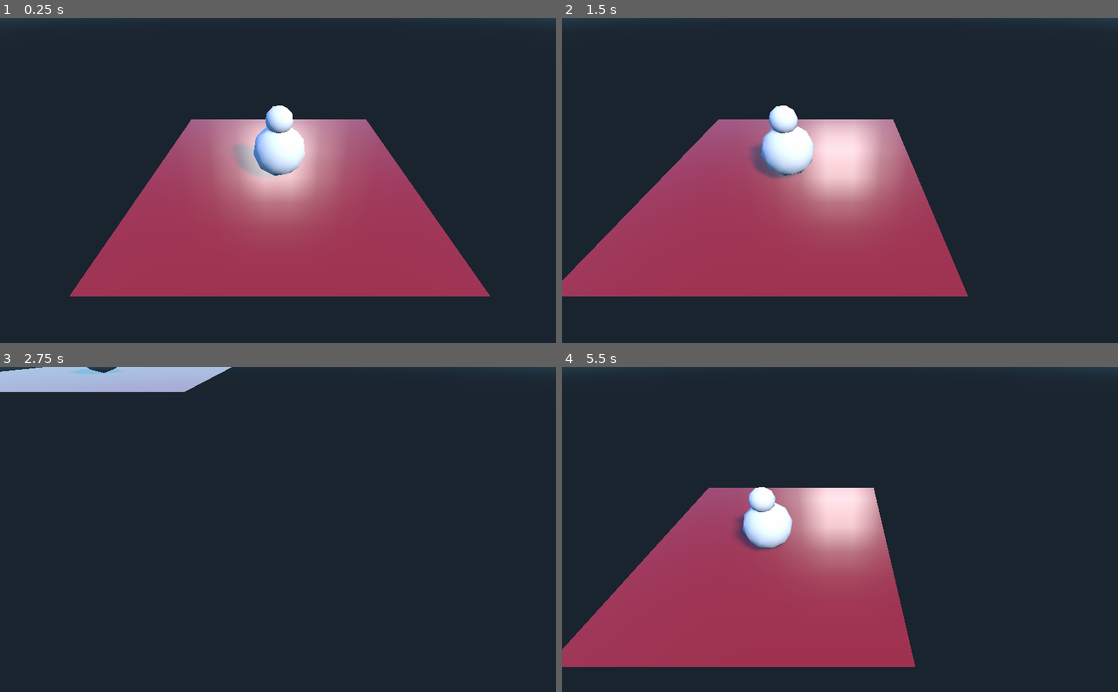
Above: before the commit, frames 1-4 (two rows, left to right).
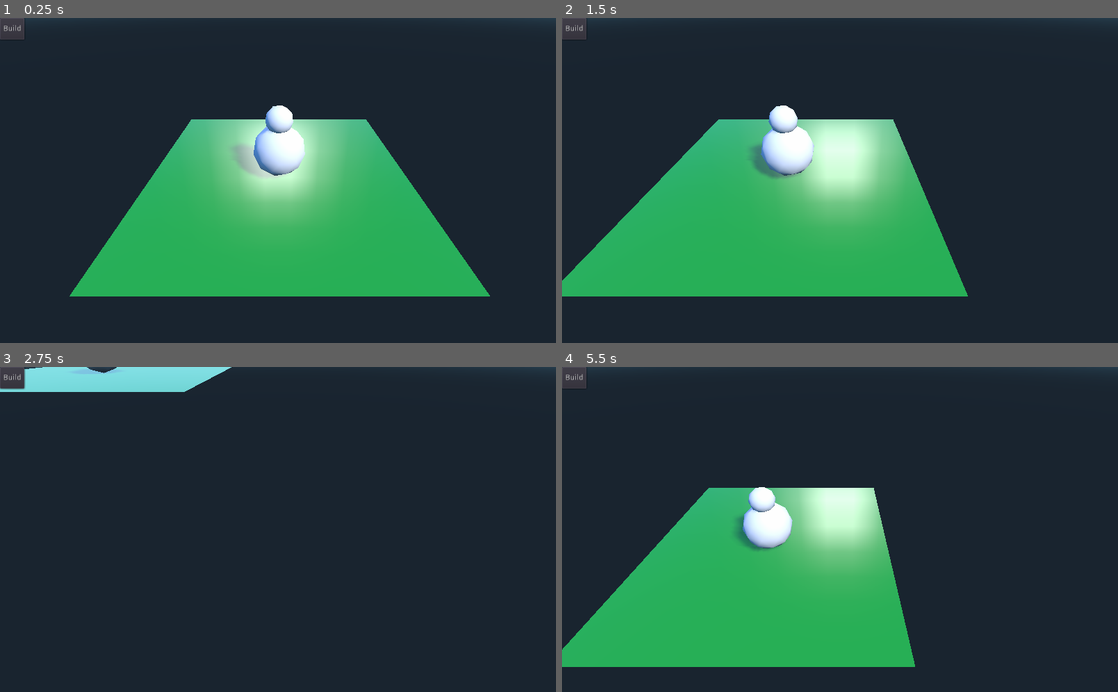
Above: after the commit, the same moments.

Repository: chrisb123/autoverse
Game: Godot game, scene res://main.tscn
Same seed, same stepped clock (60 frames per second), same inputs: the game is played once before the commit and once after it.
Inputs (mouse positions are in pixels of both pictures, inside the frame that each line leads up to):
- Up to frame 1 (0.25 s): no input
- Up to frame 2 (1.5 s): click (573, 27) at 0.5 s, where only the run after the commit has a clickable "Build"; tap Enter at 1.25 s; move the mouse to (962, 164) at 1.27 s; hold Right (ui_right) from 1.28 s (still down); click (962, 164) at 1.42 s
- Up to frame 3 (2.75 s): move the mouse to (166, 545) at 2.02 s; release Right (ui_right) at 2.03 s; hold Down (ui_down) from 2.03 s (still down); click (166, 545) at 2.17 s
- Up to frame 4 (5.5 s): move the mouse to (895, 458) at 2.77 s; release Down (ui_down) at 2.78 s; hold Right (ui_right) 2.78-3.53 s; click (895, 458) at 2.92 s; move the mouse to (812, 594) at 3.52 s; hold Up (ui_up) 3.53-4.28 s; click (812, 594) at 3.67 s; move the mouse to (1006, 578) at 4.27 s; hold Left (ui_left) from 4.28 s (still down); click (1006, 578) at 4.42 s; move the mouse to (673, 480) at 5.02 s; click (673, 480) at 5.17 s

The runs differ from the first frame. In frame 1, 28% of the frame differs, in the area x 0-89%, y 0-86%; in frame 2, 28%, in the area x 0-73%, y 0-86%; in frame 3, 2.7%; in frame 4, 25%.

Commit message:
Build button and Popup Menu

Diff:
--- /dev/null
+++ b/Build.gd
@@ -0,0 +1,16 @@
+extends MenuButton
+
+# class member variables go here, for example:
+# var a = 2
+# var b = "textvar"
+
+var popup
+
+
+func _ready():
+	popup = get_popup()
+	popup.connect("id_pressed", self, "_on_item_pressed")
+
+func _on_item_pressed(ID):
+	print(ID, "  ", popup.get_item_text(ID))
+	#Instance an object from ID and follow mouse pointer
--- a/main.tscn
+++ b/main.tscn
@@ -1,7 +1,8 @@
-[gd_scene load_steps=5 format=2]
+[gd_scene load_steps=6 format=2]
 
 [ext_resource path="res://Camera.gd" type="Script" id=1]
 [ext_resource path="res://Models/character.dae" type="PackedScene" id=2]
+[ext_resource path="res://Build.gd" type="Script" id=3]
 
 [sub_resource type="SpatialMaterial" id=1]
 
@@ -26,7 +27,7 @@
 params_billboard_mode = 0
 params_grow = false
 params_use_alpha_scissor = false
-albedo_color = Color( 0.660156, 0.16246, 0.16246, 1 )
+albedo_color = Color( 0.16246, 0.660156, 0.181901, 1 )
 metallic = 0.0
 metallic_specular = 0.5
 metallic_texture_channel = 0
@@ -128,6 +129,60 @@
 material/0 = null
 _sections_unfolded = [ "Transform" ]
 
-[node name="Character" type="Spatial" parent="." index="3" instance=ExtResource( 2 )]
+[node name="Character" parent="." index="3" instance=ExtResource( 2 )]
 
 _sections_unfolded = [ "Transform" ]
+
+[node name="GUI" type="Control" parent="." index="4"]
+
+anchor_left = 0.0
+anchor_top = 0.0
+anchor_right = 0.0
+anchor_bottom = 0.0
+margin_right = 40.0
+margin_bottom = 40.0
+rect_pivot_offset = Vector2( 0, 0 )
+mouse_filter = 0
+mouse_default_cursor_shape = 0
+size_flags_horizontal = 1
+size_flags_vertical = 1
+
+[node name="Commands" type="HBoxContainer" parent="GUI" index="0"]
+
+anchor_left = 0.0
+anchor_top = 0.0
+anchor_right = 0.0
+anchor_bottom = 0.0
+margin_right = 40.0
+margin_bottom = 40.0
+rect_pivot_offset = Vector2( 0, 0 )
+mouse_filter = 1
+mouse_default_cursor_shape = 0
+size_flags_horizontal = 1
+size_flags_vertical = 1
+alignment = 0
+_sections_unfolded = [ "Anchor", "Grow Direction", "Rect" ]
+
+[node name="Build" type="MenuButton" parent="GUI/Commands" index="0"]
+
+anchor_left = 0.0
+anchor_top = 0.0
+anchor_right = 0.0
+anchor_bottom = 0.0
+margin_right = 45.0
+margin_bottom = 40.0
+rect_pivot_offset = Vector2( 0, 0 )
+mouse_filter = 0
+mouse_default_cursor_shape = 0
+size_flags_horizontal = 1
+size_flags_vertical = 1
+toggle_mode = false
+action_mode = 0
+enabled_focus_mode = 0
+shortcut = null
+group = null
+text = "Build"
+flat = false
+align = 1
+items = [ "Crap Machine", null, false, false, false, 0, 0, null, "", false, "Improved crap Machine", null, false, false, false, 1, 0, null, "", false ]
+script = ExtResource( 3 )
Not shown, changed: Models/character.dae.import
Renamed: icon.png -> temp/icon.png
Not shown, changed: temp/icon.png.import
